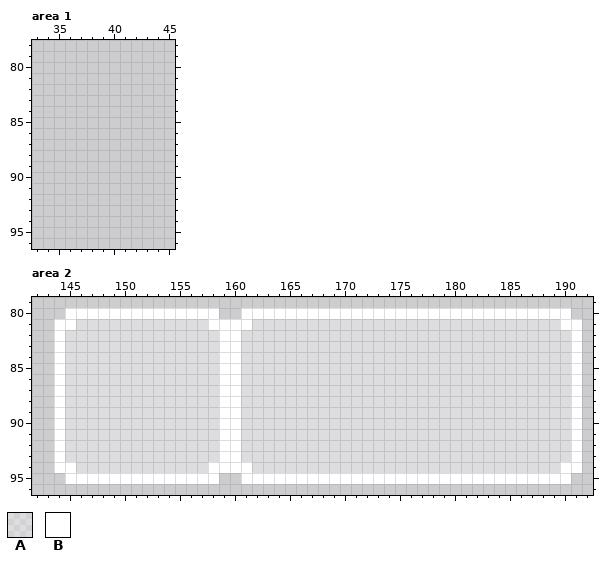
Two states of a pixel-art file, docs/assets/image/atlas.aseprite. Above: the version before the commit.
512x512 pixels, 1 frame. Colours within 5 levels of each other are drawn and written as one. Shown: area 1: x 33..45, y 78..96; area 2: x 142..192, y 79..96. The commit also changed other parts of the picture, which this record leaves out.
Palette (. is transparent): A #ffffff50  B #ffffff
Now the later version:
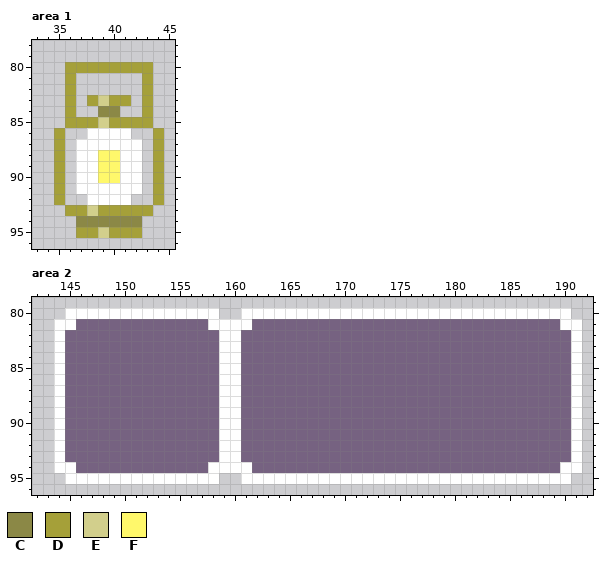
Colours new in this view: C #8b8846  D #a5a039  E #d2cf8c  F #fff86b
The edit:
Colour A changes from #ffffff50 to #664f73d8.
Area 1, layer "Flattened":
The edit adds colour B in row 86 at x 38 to 41; in row 87 at x 37 to 42; in rows 88 to 90 at x 37 to 38 and 41 to 42; in row 91 at x 37 to 42; in row 92 at x 38 to 41.
The edit adds colour C in row 84 at x 39 to 40; in row 94 at x 37 to 42.
The edit adds colour D in row 80 at x 36 to 43; in rows 81 to 82 at x 36 and 43; in row 83 at x 36, 38, 40 to 41 and 43; in row 84 at x 36 and 43; in row 85 at x 36 to 38 and 40 to 43; in rows 86 to 92 at x 35 and 44.
The edit adds colour D in row 93 at x 36 to 37 and 39 to 43; in row 95 at x 37 to 38 and 40 to 42.
The edit adds colour E in row 83 at x 39; in row 85 at x 39; in row 93 at x 38; in row 95 at x 39.
The edit adds colour F in rows 88 to 90 at x 39 to 40.
